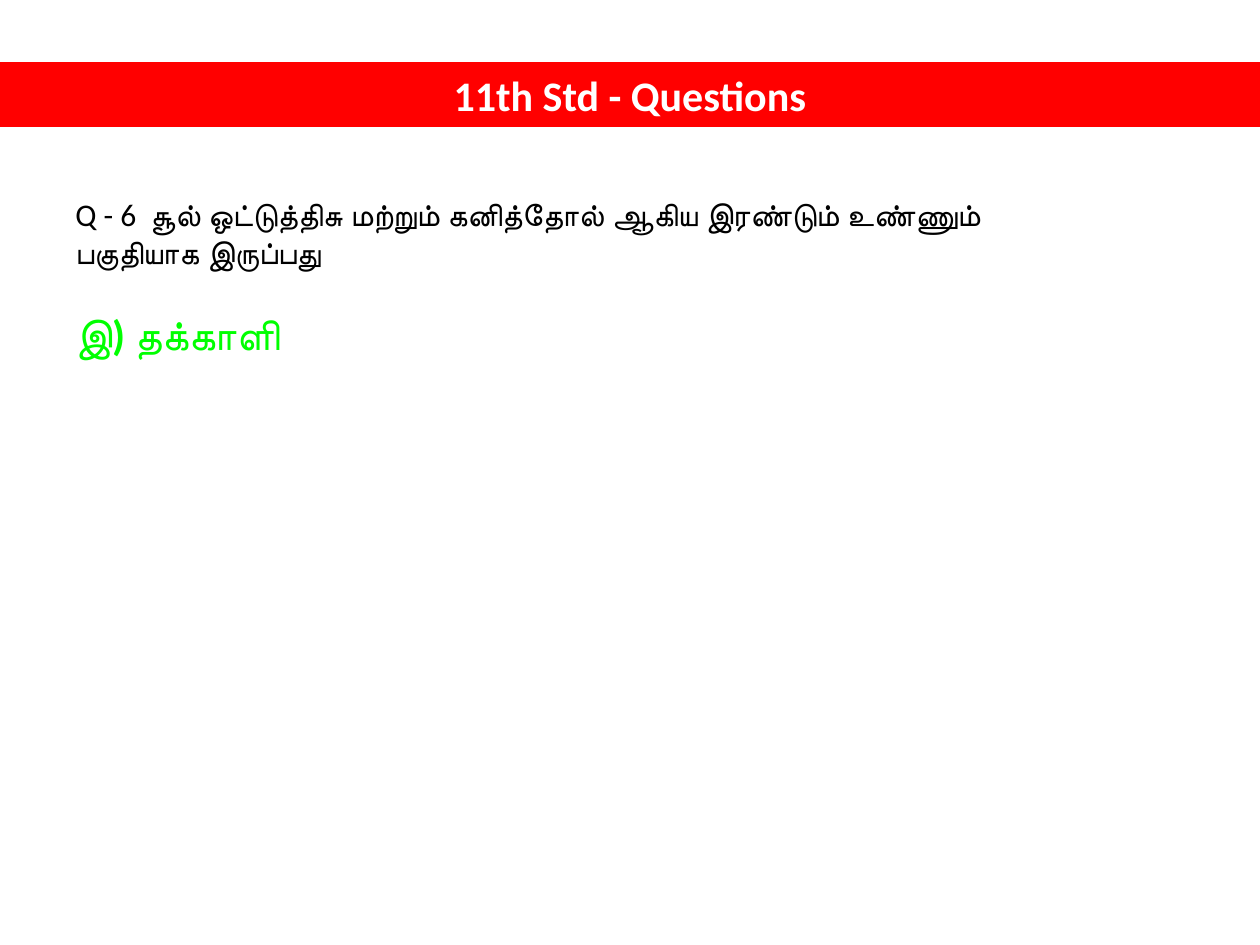
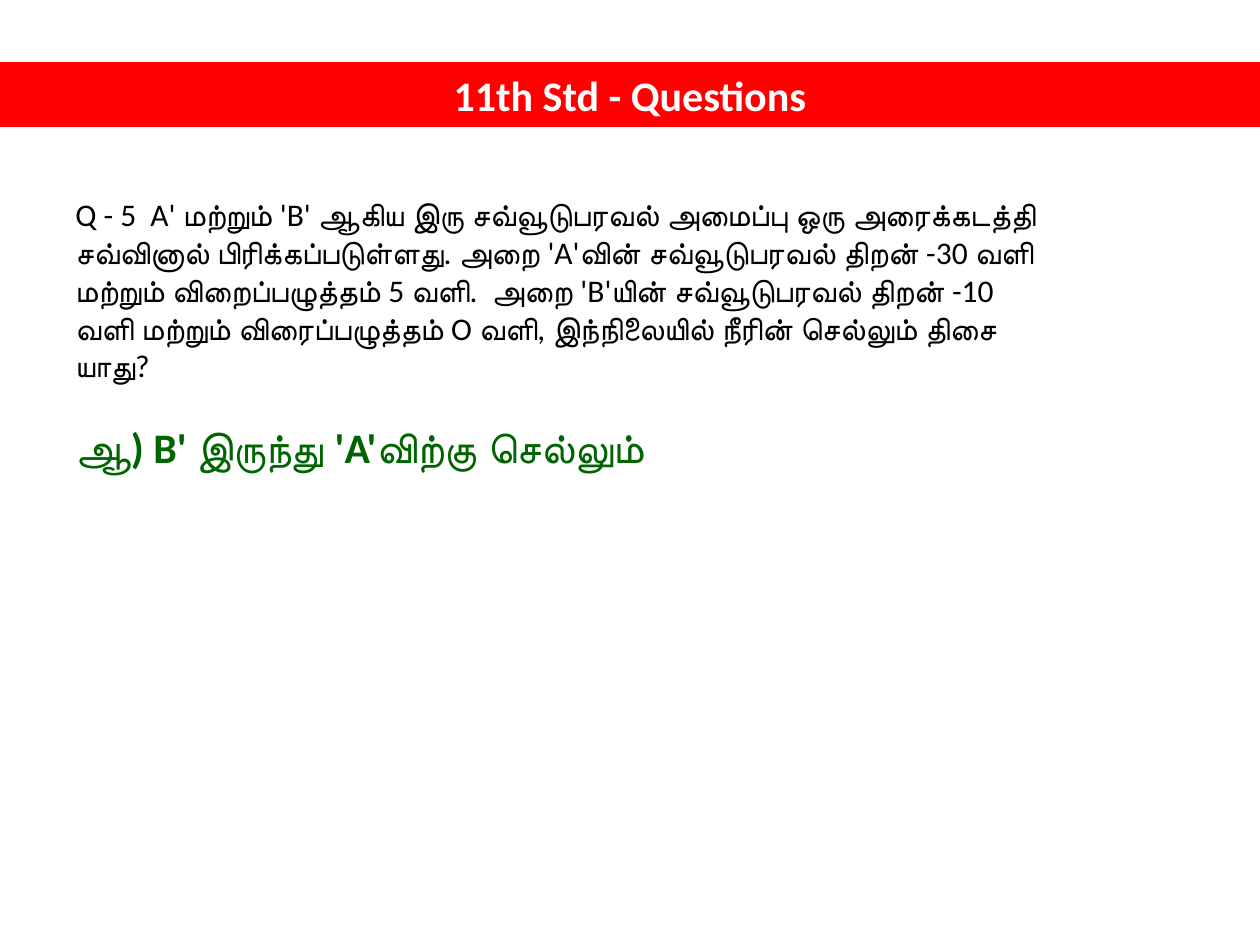
Before and after one commit to tvmani/tvmani.github.io, a slide deck: slide 10 of tamil_biology/NEET_BIOLOGY_001.pptx. Drawn at 1260x945 pixels with LibreOffice and Linux fonts; fonts in the diff are those of the drawing. Boxes give left, top, right and bottom in pixels: in the first picture for what was removed or moved away, otherwise in the second. Text is boxed around its words. In the diff, an @@ line names an element or a change of style, - is before the commit and + after.

```diff
--- a/tamil_biology/NEET_BIOLOGY_001.pptx
+++ b/tamil_biology/NEET_BIOLOGY_001.pptx
@@ text at [75, 203, 1035, 475]: text changed @@
-Q - 6 சூல் ஒட்டுத்திசு மற்றும் கனித்தோல் ஆகிய இரண்டும் உண்ணும் பகுதியாக இருப்பது
-இ) தக்காளி
+Q - 5 A' மற்றும் 'B' ஆகிய இரு சவ்வூடுபரவல் அமைப்பு ஒரு அரைக்கடத்தி சவ்வினால் பிரிக்கப்படுள்ளது. அறை 'A'வின் சவ்வூடுபரவல் திறன் -30 வளி மற்றும் விறைப்பழுத்தம் 5 வளி. அறை 'B'யின் சவ்வூடுபரவல் திறன் -10 வளி மற்றும் விரைப்பழுத்தம் O வளி, இந்நிலையில் நீரின் செல்லும் திசை யாது?
+ஆ) B' இருந்து 'A'விற்கு செல்லும்
```
Also in this commit, not shown: 27 other slides changed, 96 slides added, 3 other files.
